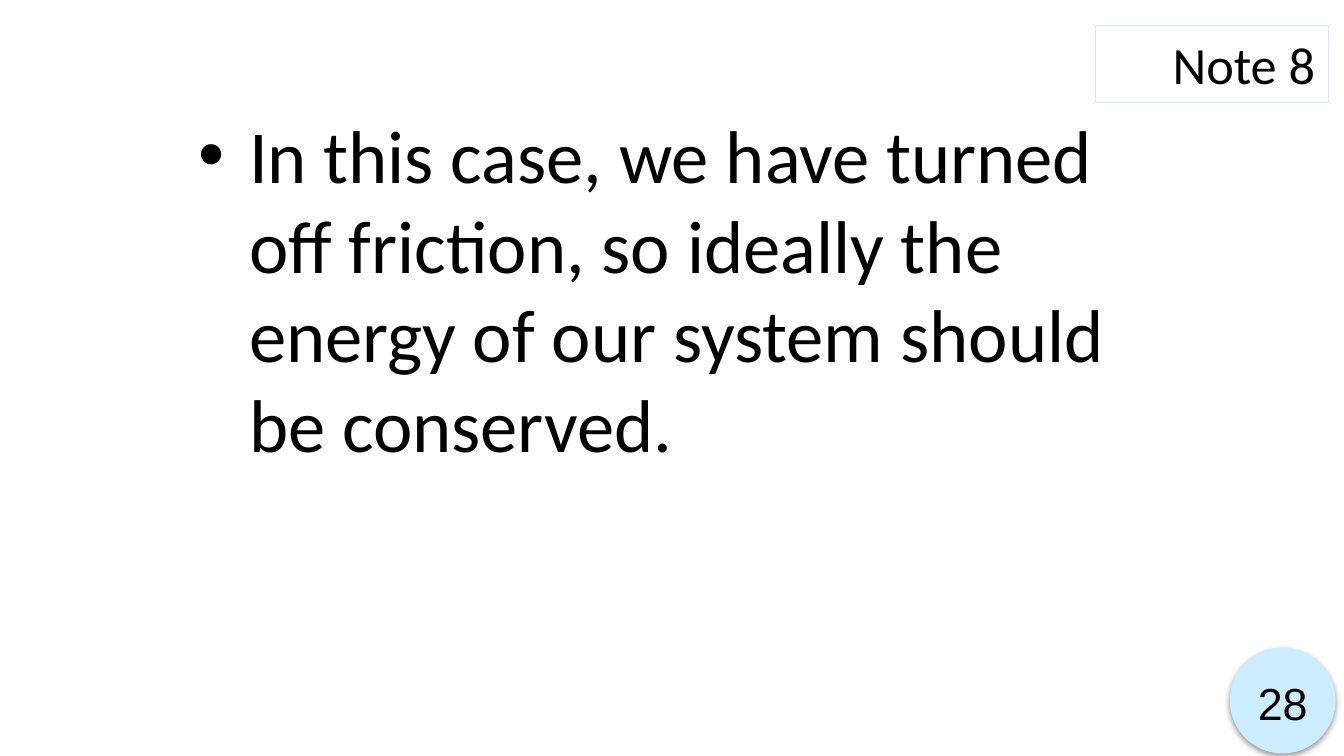
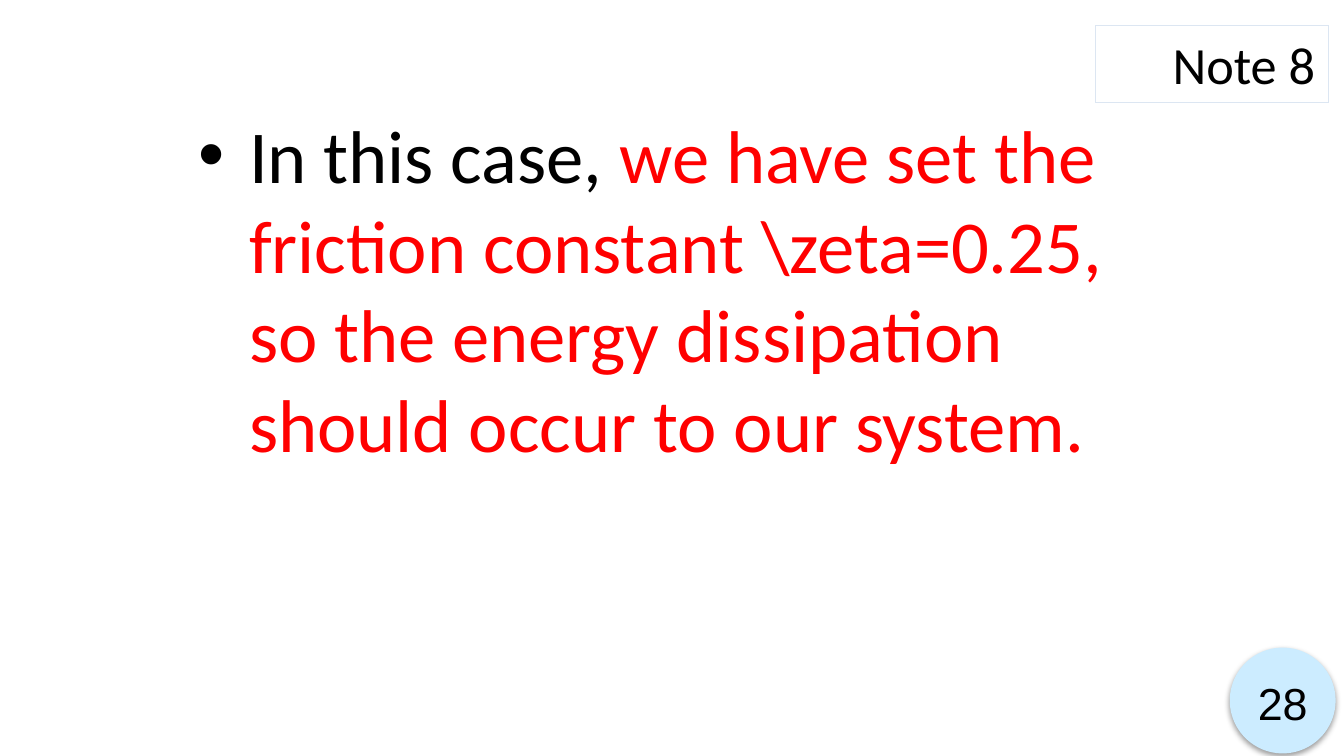
Before and after one commit to ryo0921/KyotoUx-009x, a slide deck: slide 28 of 01/Week 1-4_script.pptx. Drawn at 1344x756 pixels with LibreOffice and Linux fonts; fonts in the diff are those of the drawing. Boxes give left, top, right and bottom in pixels: in the first picture for what was removed or moved away, otherwise in the second. Text is boxed around its words. In the diff, an @@ line names an element or a change of style, - is before the commit and + after.

```diff
--- a/01/Week 1-4_script.pptx
+++ b/01/Week 1-4_script.pptx
@@ text at box(249, 131, 1102, 464): text changed; text colour #000000 to #FF0000 @@
-• In this case, we have turned off friction, so ideally the energy of our system should be conserved.
+• In this case, we have set the friction constant \zeta=0.25, so the energy dissipation should occur to our system.
```
Also in this commit, not shown: 8 other slides changed, 3 slides removed, 41 other files.
